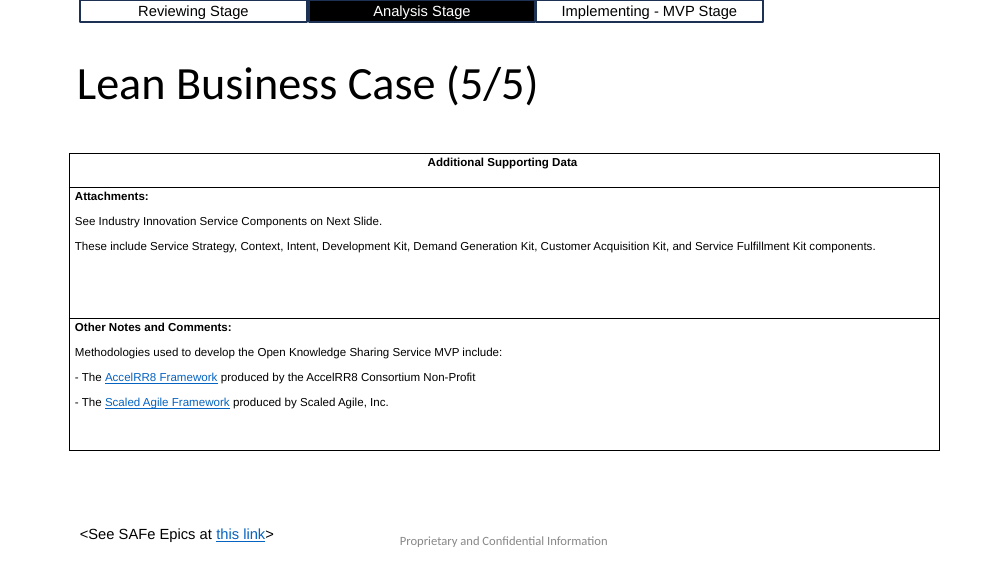
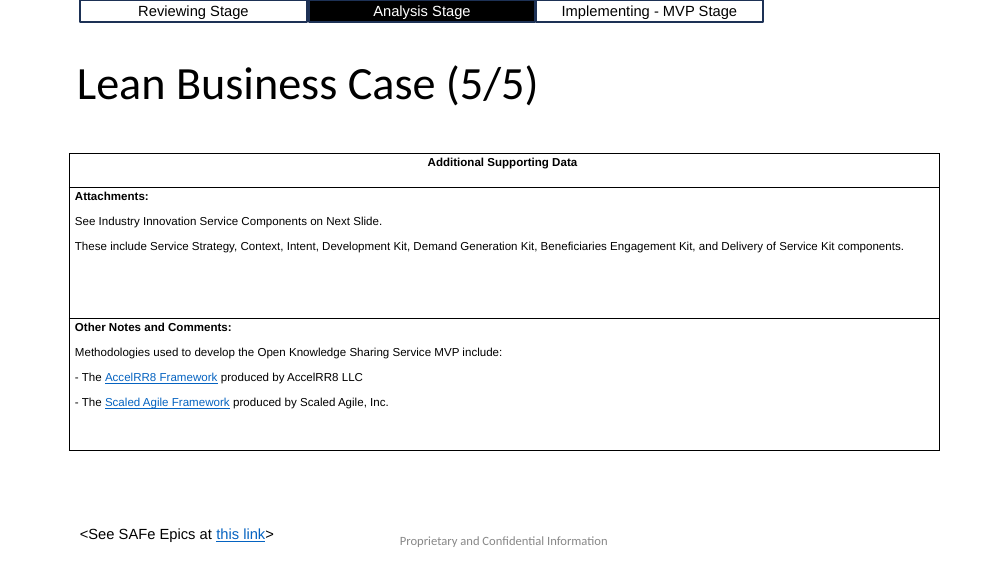
Before and after one commit to AccelRR8-Consortium-NonProfit/Management-Public, a slide deck: slide 12 of docs/2_Value_Creation/2a_Product/Industry Innovation/Industry Innovation v1 Lean Business Case.pptx. Drawn at 1008x567 pixels with LibreOffice and Linux fonts; fonts in the diff are those of the drawing; background and template pictures are left out. Boxes give left, top, right and bottom in pixels: in the first picture for what was removed or moved away, otherwise in the second. Text is boxed around its words. In the diff, an @@ line names an element or a change of style, - is before the commit and + after.

Commit message:
Updated Industry Innovation Lean Business Case

```diff
--- a/docs/2_Value_Creation/2a_Product/Industry Innovation/Industry Innovation v1 Lean Business Case.pptx
+++ b/docs/2_Value_Creation/2a_Product/Industry Innovation/Industry Innovation v1 Lean Business Case.pptx
@@ table at [70,154,940,451] @@
-row 2, column 1: Attachments: / See Industry Innovation Service Components on Next Slide. / These include Service Strategy, Context, Intent, Development Kit, Demand Generation Kit, Customer Acquisition Kit, and Service Fulfillment Kit components.
+row 2, column 1: Attachments: / See Industry Innovation Service Components on Next Slide. / These include Service Strategy, Context, Intent, Development Kit, Demand Generation Kit, Beneficiaries Engagement Kit, and Delivery of Service Kit components.
-row 3, column 1: Other Notes and Comments: / Methodologies used to develop the Open Knowledge Sharing Service MVP include: / - The AccelRR8 Framework produced by the AccelRR8 Consortium Non-Profit / - The Scaled Agile Framework produced by Scaled Agile, Inc.
+row 3, column 1: Other Notes and Comments: / Methodologies used to develop the Open Knowledge Sharing Service MVP include: / - The AccelRR8 Framework produced by AccelRR8 LLC / - The Scaled Agile Framework produced by Scaled Agile, Inc.
```
Also in this commit, not shown: 11 other slides changed, 2 other files.
